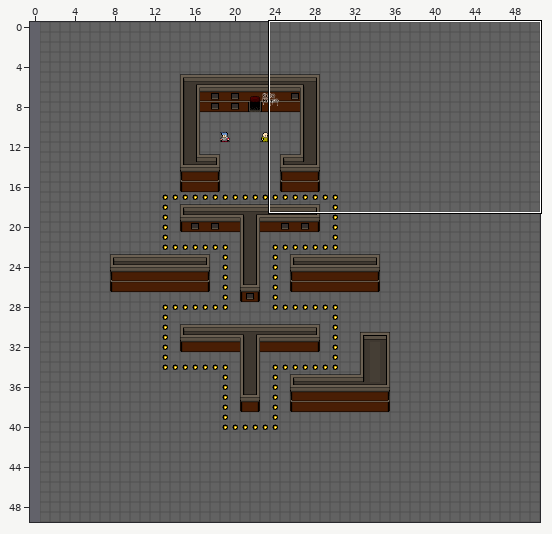
Level history. Tiled map: assets/maze2.tmx. The picture above shows the old version from afar; the outline marks the close-up.
Close-up. Before the edit:
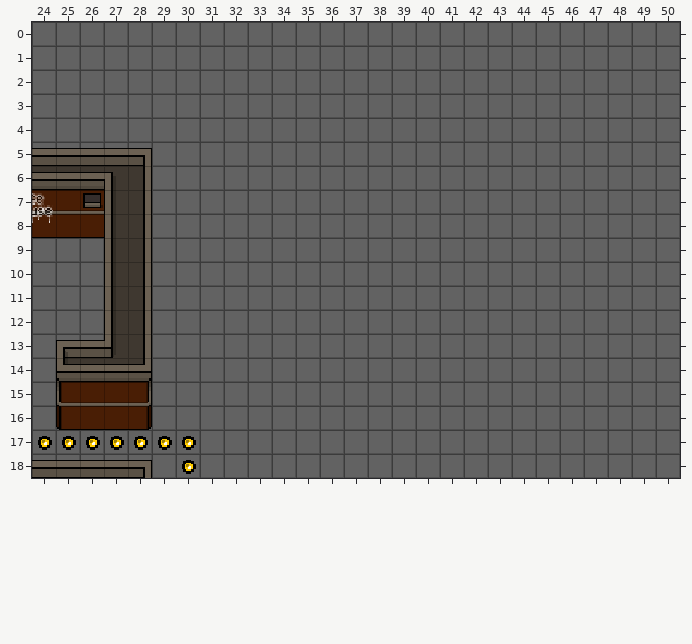
Cells are 16x16 px. Shown: x 24..50, y 0..18. The commit also changed other parts of the map, which this record leaves out. The old version is drawn lined up with the new one.
Now the later version:
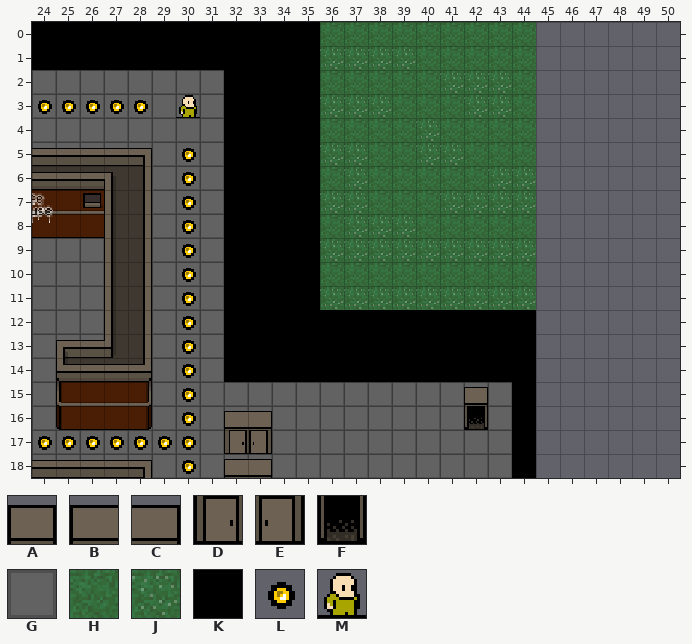
Key: from "ztown": A 6, B 7, C 8, D 23, E 24, F 38, G 124, H 178, J 194, K 223, L 250, M 255.
_ is an empty cell.
The edit:
map size 50x50 -> 45x50 cells (old content now starts at 1,0; both pictures use the new coordinates)
Layer "bg":
y 0: x 24..50 GGGGGGGGGGGGGGGGGGGGGGGGGGG -> KKKKKKKKKKKKHHHHHHHHH______
y 1: x 24..50 GGGGGGGGGGGGGGGGGGGGGGGGGGG -> KKKKKKKKKKKKJJJJHHHHH______
y 2: x 32..50 GGGGGGGGGGGGGGGGGGG -> KKKKHHHHHJJJH______
y 3: x 32..50 GGGGGGGGGGGGGGGGGGG -> KKKKJJJHHHJJH______
y 4: x 32..50 GGGGGGGGGGGGGGGGGGG -> KKKKHHHHJHHHH______
y 5: x 32..50 GGGGGGGGGGGGGGGGGGG -> KKKKJJHHJJHHH______
y 6: x 32..50 GGGGGGGGGGGGGGGGGGG -> KKKKHJHHHHHJJ______
y 7: x 32..50 GGGGGGGGGGGGGGGGGGG -> KKKKJJHHHJJJJ______
y 8: x 32..50 GGGGGGGGGGGGGGGGGGG -> KKKKHJJJHHHHH______
y 9: x 32..50 GGGGGGGGGGGGGGGGGGG -> KKKKJJJJJJJJJ______
y 10: x 32..50 GGGGGGGGGGGGGGGGGGG -> KKKKHHHHHHHHH______
y 11: x 32..50 GGGGGGGGGGGGGGGGGGG -> KKKKJJJJJJJJJ______
y 12..14: x 32..50 GGGGGGGGGGGGGGGGGGG -> KKKKKKKKKKKKK______
y 15: x 44..50 GGGGGGG -> K______
y 16: x 42 G -> F; x 44..50 GGGGGGG -> K______
y 17: x 32..33 GG -> DE; x 44..50 GGGGGGG -> K______
y 18: x 44..50 GGGGGGG -> K______
Layer "fg":
y 15: x 42 _ -> A
y 16: x 32..33 __ -> BC
y 18: x 32..33 __ -> BC
Layer "placement":
y 3: x 24..28 _____ -> LLLLL; x 30 _ -> M
y 5..16: x 30 _ -> L
Changed places in both close-ups, as pixel boxes (x1, y1, x2, y2):
changed: (32, 22, 680, 478)
